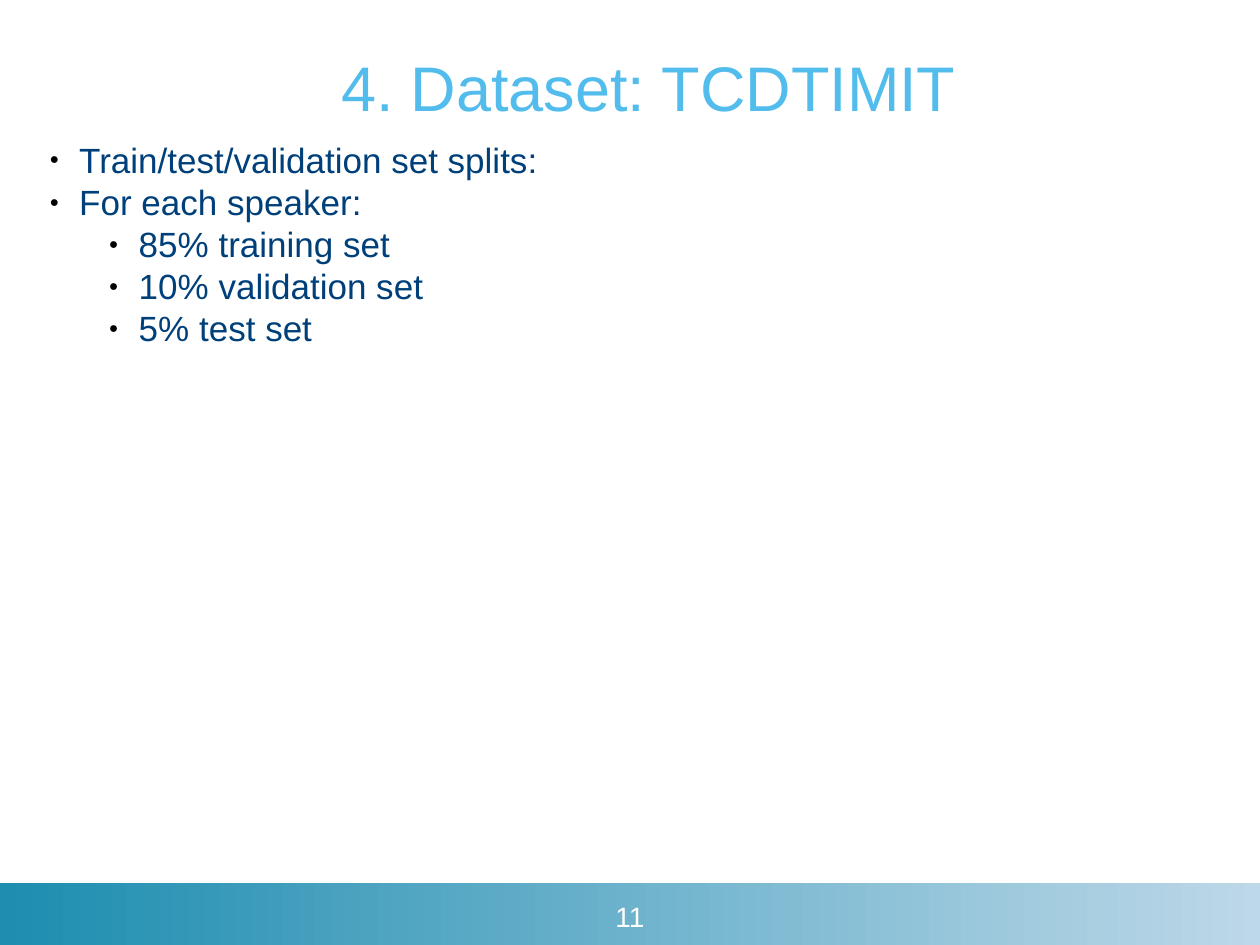
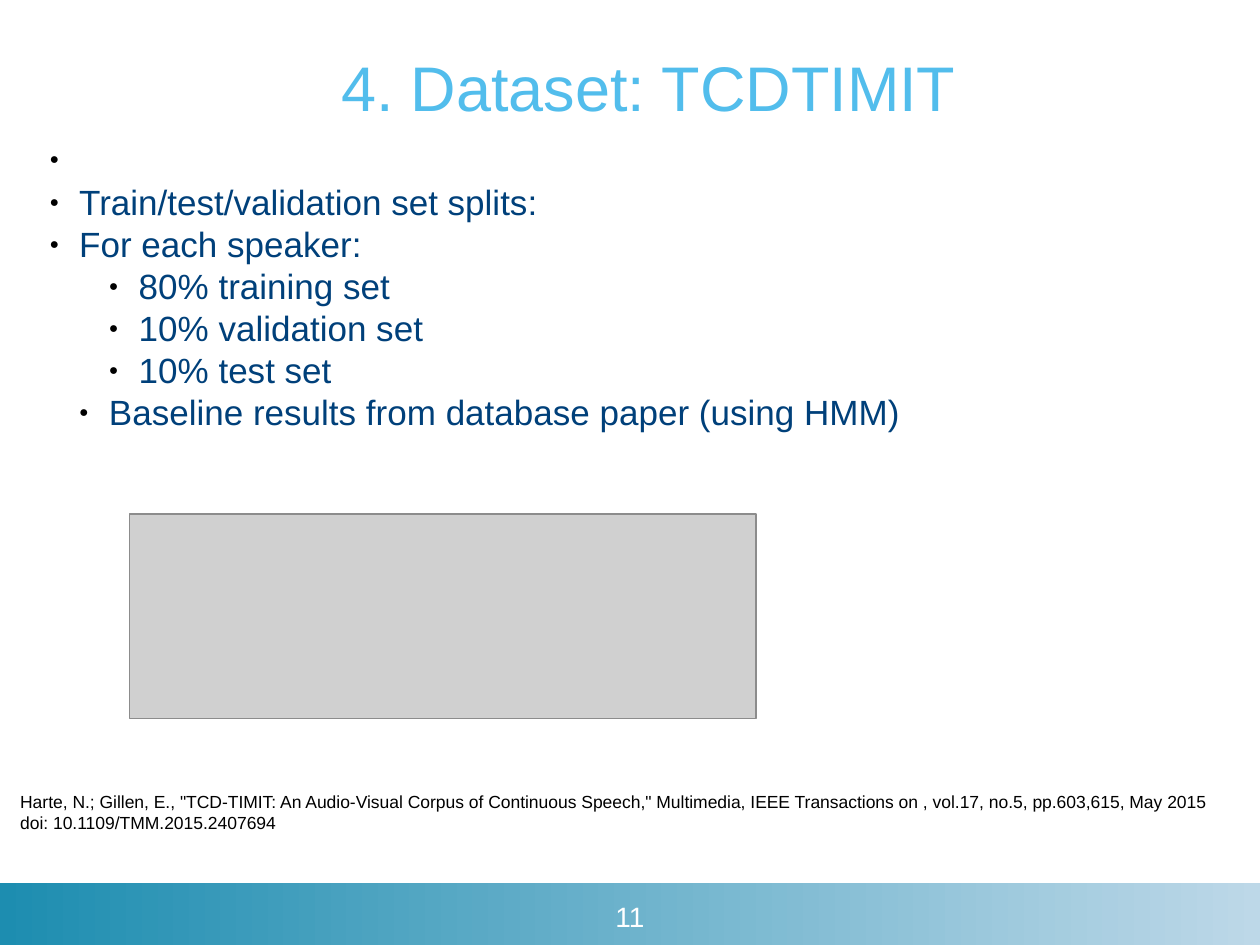
Before and after one commit to matthijsvk/convNets, a slide deck: slide 11 of report/tussentijdse/convNetsSR21dec2017.pptx. Drawn at 1260x945 pixels with LibreOffice and Linux fonts; fonts in the diff are those of the drawing; grey boxes stand for pictures; background and template pictures are left out. Boxes give left, top, right and bottom in pixels: in the first picture for what was removed or moved away, otherwise in the second. Text is boxed around its words. In the diff, an @@ line names an element or a change of style, - is before the commit and + after.

```diff
--- a/report/tussentijdse/convNetsSR21dec2017.pptx
+++ b/report/tussentijdse/convNetsSR21dec2017.pptx
@@ text at box(139, 273, 390, 306): text changed @@
-    ● 85% training set
+    ● 80% training set
@@ text at box(109, 358, 899, 432): text changed @@
-    ● 5% test set
+    ● 10% test set
+  ● Baseline results from database paper (using HMM)
@@ picture added at box(130, 514, 756, 718) @@
@@ text added at box(20, 795, 1206, 830), 10 pt, text #000000 @@
+Harte, N.; Gillen, E., "TCD-TIMIT: An Audio-Visual Corpus of Continuous Speech," Multimedia, IEEE Transactions on , vol.17, no.5, pp.603,615, May 2015 doi: 10.1109/TMM.2015.2407694
```
Also in this commit, not shown: 8 other slides changed, 3 slides added, 33 other files.
